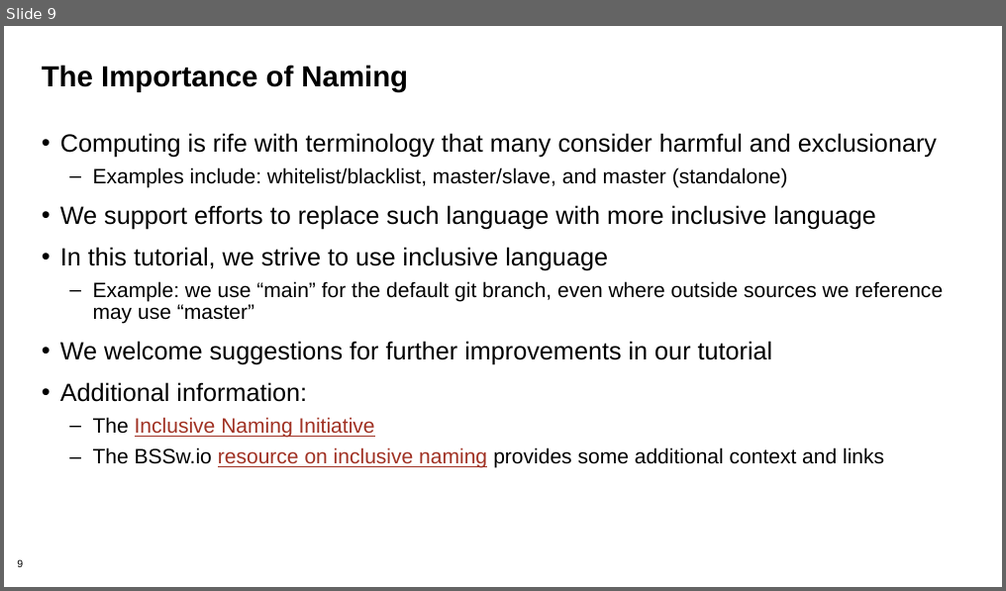
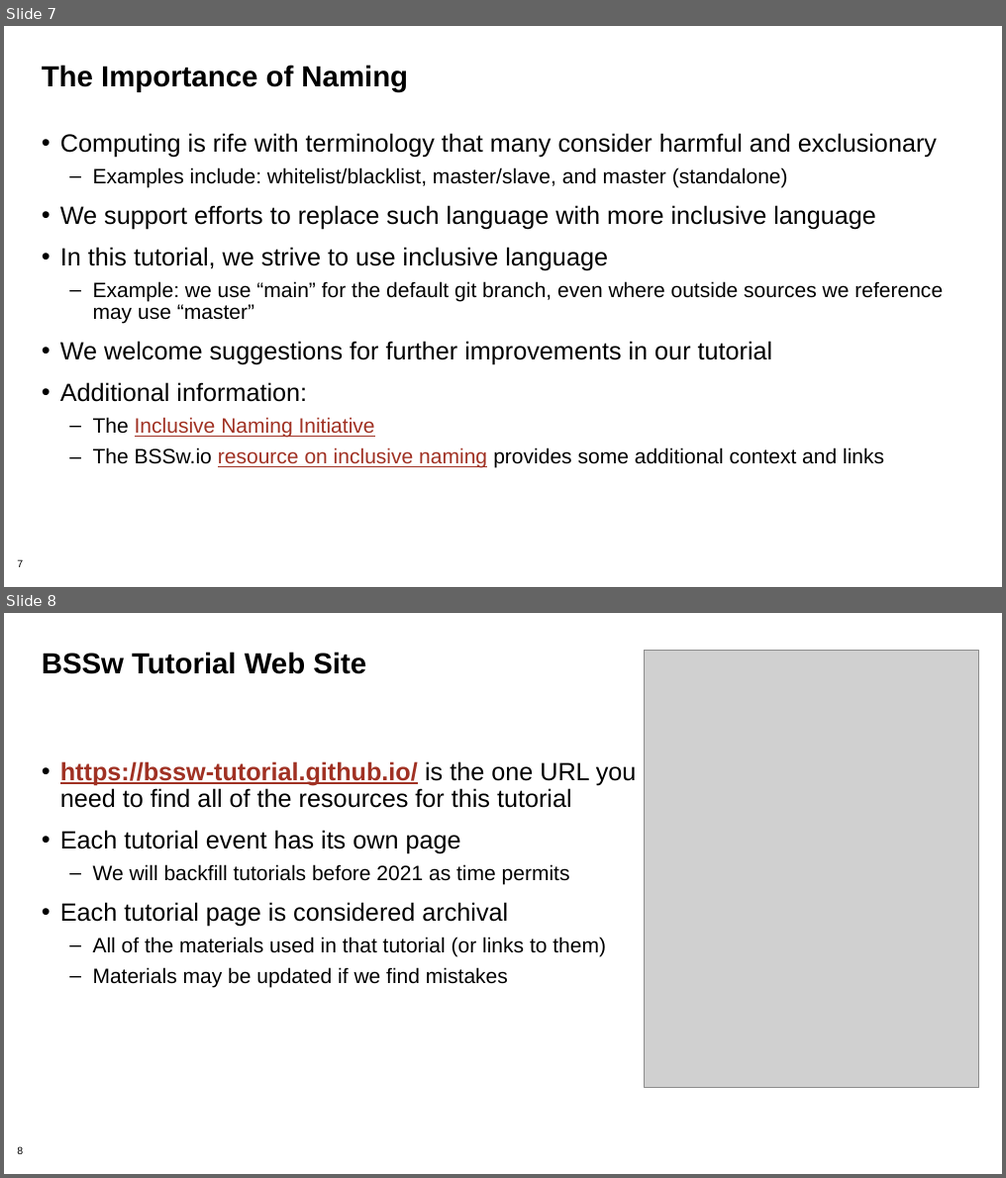
Before and after one commit to bssw-tutorial/presentations, a slide deck: intro.pptx. Shown one above the other, each under a label of ours: slide 9 before the commit, slides 7 and 8 after it. The pictures are 1006x591 and 1006x1178 pixels, drawn with LibreOffice and Linux fonts; fonts in the diff are those of the drawing; grey boxes stand for pictures; background and template pictures are left out. Boxes give left, top, right and bottom in pixels: in the first picture for what was removed or moved away, otherwise in the second. Text is boxed around its words. In the diff, an @@ line names an element or a change of style, - is before the commit and + after.

```diff
--- a/intro.pptx
+++ b/intro.pptx
@@ slide 8 added at (x1=4, y1=613, x2=1002, y2=1174), background #FFFFFF; not listed: 1 template element that a slide beside it also shows @@
@@ title added at (x1=42, y1=652, x2=366, y2=674), 28 pt, text #000000, bold @@
+BSSw Tutorial Web Site
@@ picture added at (x1=645, y1=651, x2=979, y2=1088) @@
@@ text added at (x1=60, y1=761, x2=637, y2=987), 24 pt, text #000000 @@
+• https://bssw-tutorial.github.io/ is the one URL you need to find all of the resources for this tutorial
+• Each tutorial event has its own page
+  – We will backfill tutorials before 2021 as time permits
+• Each tutorial page is considered archival
+  – All of the materials used in that tutorial (or links to them)
+  – Materials may be updated if we find mistakes
@@ what was slide 9 is now slide 7 @@
@@ page number at (x1=17, y1=560, x2=23, y2=568): text changed @@
-9
+7
```
Also in this commit, not shown: 3 slides changed.
